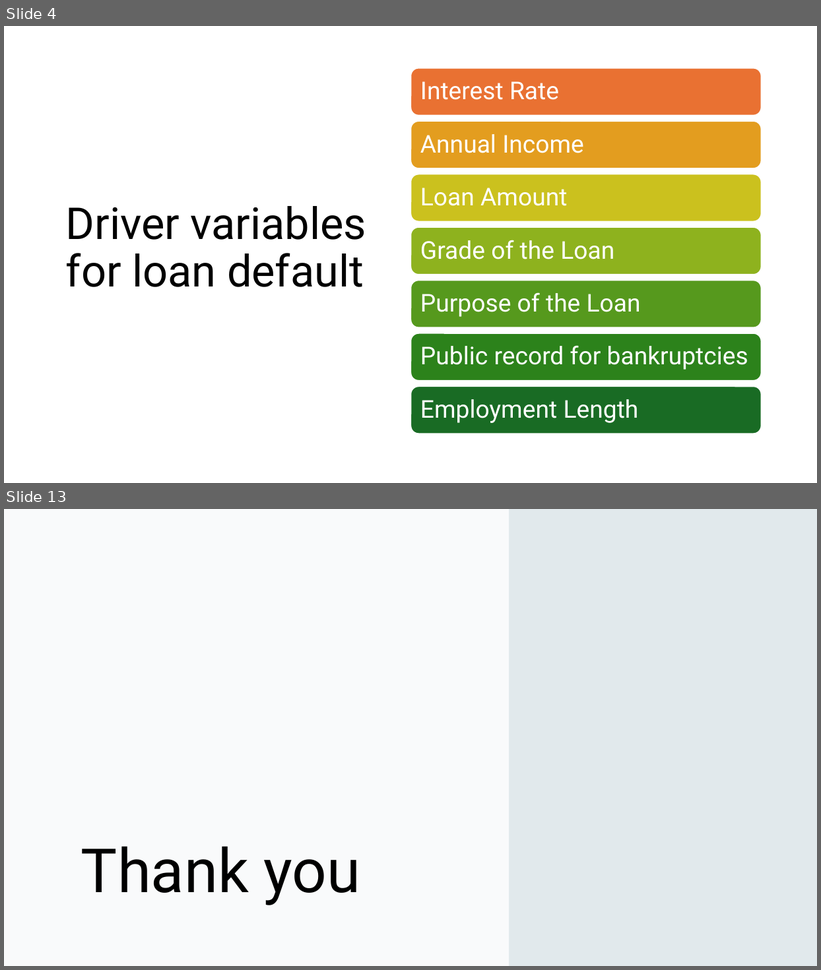
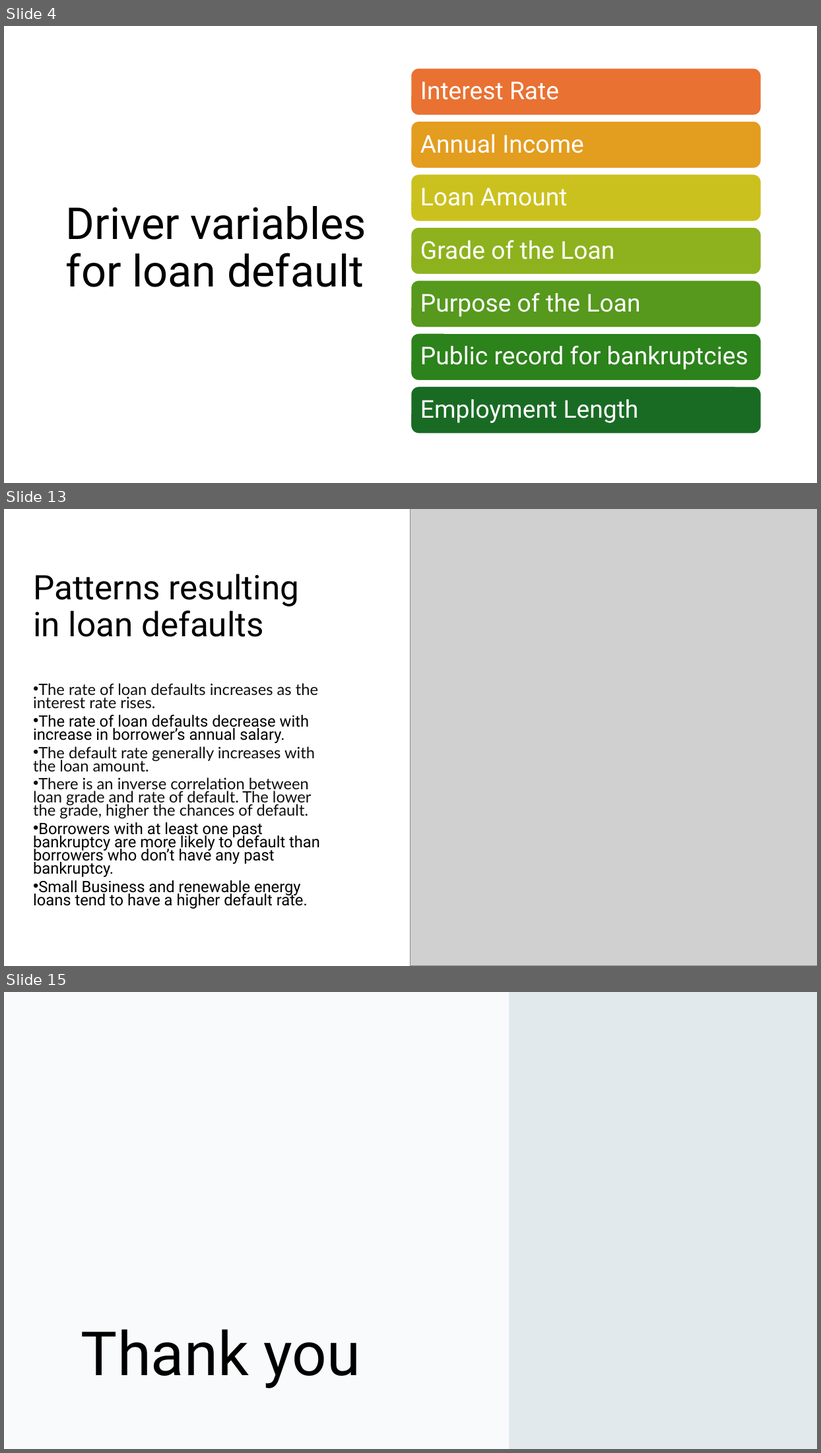
Before and after one commit to cyberpirate92/lending-club-case-study, a slide deck: Lending Club Case Study.pptx. Shown one above the other, each under a label of ours: slides 4 and 13 before the commit, slides 4, 13 and 15 after it; the slides between them are not shown. The pictures are 821x970 and 821x1453 pixels, drawn with LibreOffice and Linux fonts; fonts in the diff are those of the drawing; grey boxes stand for pictures. Boxes give left, top, right and bottom in pixels: in the first picture for what was removed or moved away, otherwise in the second. Text is boxed around its words. In the diff, an @@ line names an element or a change of style, - is before the commit and + after.

```diff
--- a/Lending Club Case Study.pptx
+++ b/Lending Club Case Study.pptx
@@ slide 13 added at (4,509,817,966), background #FFFFFF @@
@@ rectangle added at (4,509,572,661), fill #FFFFFF @@
@@ picture added at (411,509,817,966) @@
@@ title added at (33,574,300,637), 40 pt, text #000000 @@
+Patterns resulting in loan defaults
@@ text added at (33,683,320,909), 18.5 pt, text #000000 @@
+• The rate of loan defaults increases as the interest rate rises.
+• The rate of loan defaults decrease with increase in borrower’s annual salary.
+• The default rate generally increases with the loan amount.
+• There is an inverse correlation between loan grade and rate of default. The lower the grade, higher the chances of default.
+• Borrowers with at least one past bankruptcy are more likely to default than borrowers who don’t have any past bankruptcy.
+• Small Business and renewable energy loans tend to have a higher default rate.
@@ what was slide 13 is now slide 15 @@
```
Also in this commit, not shown: 6 slides changed, 3 other slides added, 2 slides removed, 1 other file.
